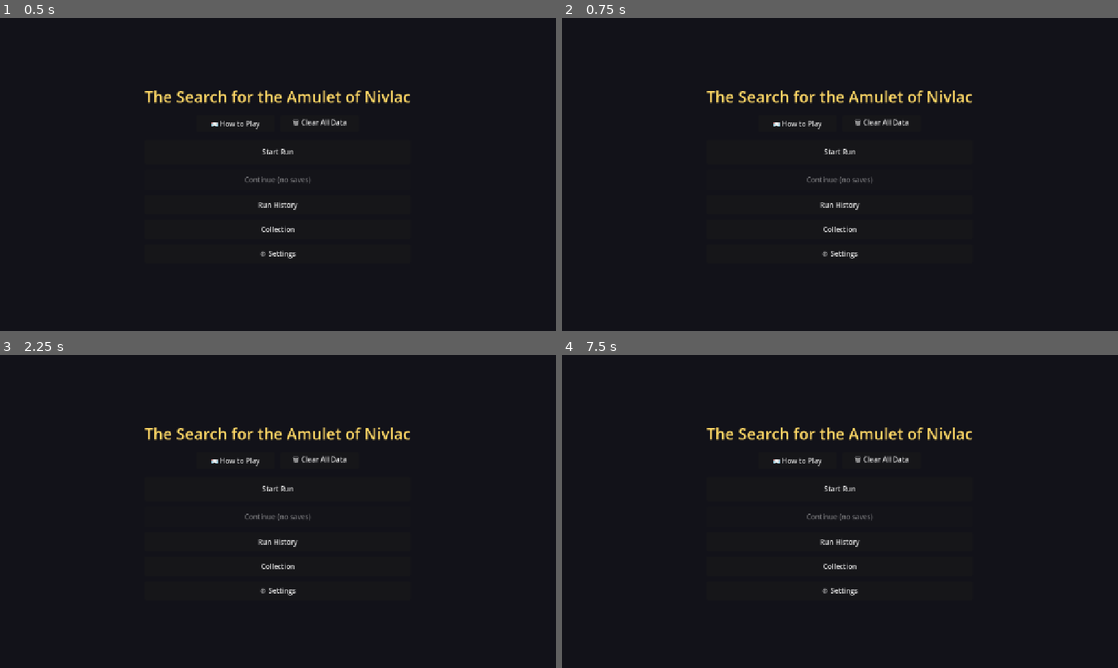
Above: before the commit, frames 1-4 (two rows, left to right).
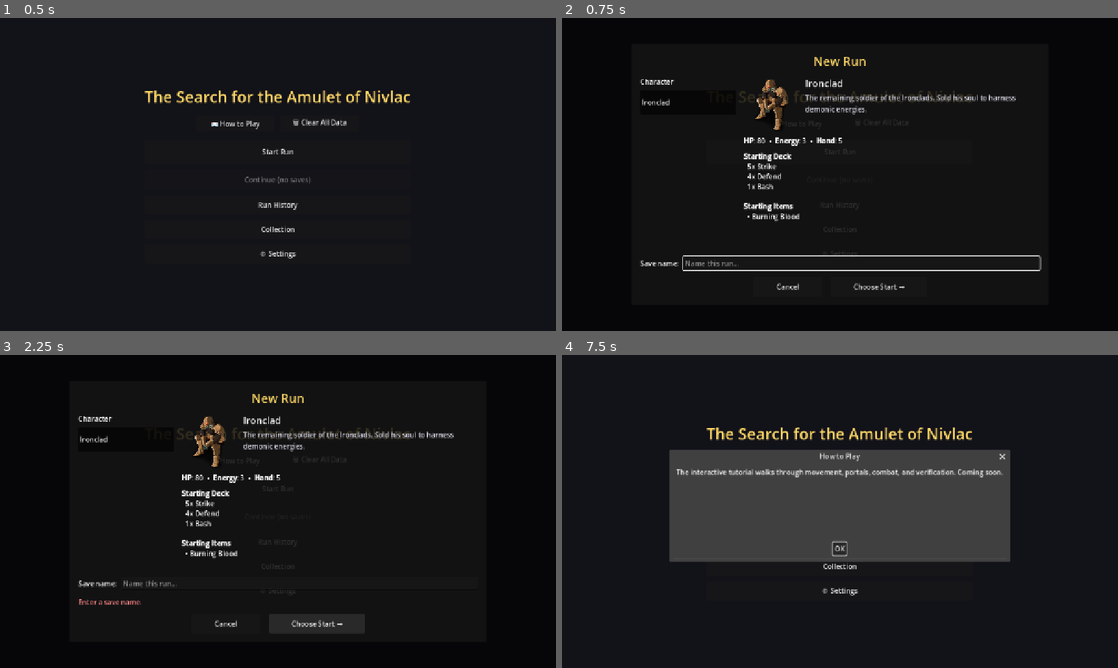
Above: after the commit, the same moments.

Repository: batsling/Roguelike-like
Game: Godot game, scene res://scenes/menu/MainMenu.tscn
Same seed, same stepped clock (60 frames per second), same inputs: the game is played once before the commit and once after it.
Inputs (mouse positions are in pixels of both pictures, inside the frame that each line leads up to):
- Up to frame 1 (0.5 s): no input
- Up to frame 2 (0.75 s): click "Start Run" at 0.5 s
- Up to frame 3 (2.25 s): click "Start Run" at 1.25 s; click (316, 624) at 2 s, where only the run after the commit has a clickable "Choose Start →"
- Up to frame 4 (7.5 s): click (878, 624) at 2.75 s, where only the run after the commit has a clickable "Choose Start →"; click "🗑 Clear All Data" at 3.5 s; click "Run History" at 4.25 s; click "Collection" at 5 s; click (689, 439) at 5.75 s, where only the run after the commit has a clickable "Ironclad"; click (789, 624) at 6.5 s, where only the run after the commit has a clickable "Cancel"; click "📖 How to Play" at 7.25 s

Frame 1 is identical in both runs. In frame 2, 4.3% of the frame differs, in the area x 14-87%, y 12-87%; in frame 3, 3.9%; in frame 4, 22%, in the area x 19-81%, y 30-66%.

Commit message:
Fix main menu input + GDScript shadowing warnings
ModalLayer / PreviewLayer were full-rect Controls with mouse_filter=PASS
sitting on top of the menu buttons, which swallowed clicks even with no
modal open. Flip to IGNORE so they're transparent to input until a
modal is added underneath them.

Also rename function/variable shadows the parser warned about (name ->
save_name on SaveSystem named-save APIs, MainMenu load/delete handlers,
and CharacterSelectModal._on_begin; wrap -> wrapper in
ChooseYourStartModal).

Diff:
--- a/godot/scenes/menu/ChooseYourStartModal.tscn
+++ b/godot/scenes/menu/ChooseYourStartModal.tscn
@@ -83,4 +83,4 @@
 anchor_bottom = 1.0
 grow_horizontal = 2
 grow_vertical = 2
-mouse_filter = 1
+mouse_filter = 2
--- a/godot/scenes/menu/MainMenu.tscn
+++ b/godot/scenes/menu/MainMenu.tscn
@@ -104,4 +104,4 @@
 anchor_bottom = 1.0
 grow_horizontal = 2
 grow_vertical = 2
-mouse_filter = 1
+mouse_filter = 2
--- a/godot/scripts/autoload/SaveSystem.gd
+++ b/godot/scripts/autoload/SaveSystem.gd
@@ -171,8 +171,8 @@
 # can render it as the player typed it.
 # ---------------------------------------------------------------------------
 
-func _sanitize_save_name(name: String) -> String:
-	var s := name.strip_edges().to_lower()
+func _sanitize_save_name(save_name: String) -> String:
+	var s := save_name.strip_edges().to_lower()
 	var out := ""
 	for i in s.length():
 		var c := s[i]
@@ -184,25 +184,25 @@
 		out = "save"
 	return out
 
-func named_save_path(name: String) -> String:
-	return NAMED_SAVE_DIR + _sanitize_save_name(name) + ".json"
-
-func has_named_save(name: String) -> bool:
-	return FileAccess.file_exists(named_save_path(name))
-
-func save_named(name: String) -> bool:
-	GameState.save_name = name
-	return _write_save(named_save_path(name))
-
-func load_named(name: String) -> bool:
-	var data := _read_path(named_save_path(name))
+func named_save_path(save_name: String) -> String:
+	return NAMED_SAVE_DIR + _sanitize_save_name(save_name) + ".json"
+
+func has_named_save(save_name: String) -> bool:
+	return FileAccess.file_exists(named_save_path(save_name))
+
+func save_named(save_name: String) -> bool:
+	GameState.save_name = save_name
+	return _write_save(named_save_path(save_name))
+
+func load_named(save_name: String) -> bool:
+	var data := _read_path(named_save_path(save_name))
 	if data.is_empty():
 		return false
 	_apply_save_data(data)
 	return true
 
-func delete_named(name: String) -> void:
-	var path := named_save_path(name)
+func delete_named(save_name: String) -> void:
+	var path := named_save_path(save_name)
 	if FileAccess.file_exists(path):
 		DirAccess.remove_absolute(ProjectSettings.globalize_path(path))
 
--- a/godot/scripts/menu/CharacterSelectModal.gd
+++ b/godot/scripts/menu/CharacterSelectModal.gd
@@ -120,8 +120,8 @@
 	_name_warning.visible = false
 
 func _on_begin() -> void:
-	var name := _name_input.text.strip_edges()
-	if name == "":
+	var save_name := _name_input.text.strip_edges()
+	if save_name == "":
 		_name_warning.text = "Enter a save name."
 		_name_warning.visible = true
 		return
@@ -129,19 +129,19 @@
 		_name_warning.text = "Pick a character."
 		_name_warning.visible = true
 		return
-	if SaveSystem.has_named_save(name):
+	if SaveSystem.has_named_save(save_name):
 		# Show a confirm dialog for overwrite.
 		var confirm := ConfirmationDialog.new()
-		confirm.dialog_text = "A save called \"%s\" already exists. Overwrite it?" % name
+		confirm.dialog_text = "A save called \"%s\" already exists. Overwrite it?" % save_name
 		confirm.confirmed.connect(func():
 			confirm.queue_free()
-			emit_signal("confirmed", _selected_id, name)
+			emit_signal("confirmed", _selected_id, save_name)
 		)
 		confirm.canceled.connect(func(): confirm.queue_free())
 		add_child(confirm)
 		confirm.popup_centered(Vector2i(440, 160))
 		return
-	emit_signal("confirmed", _selected_id, name)
+	emit_signal("confirmed", _selected_id, save_name)
 
 func _on_cancel() -> void:
 	emit_signal("cancelled")
--- a/godot/scripts/menu/ChooseYourStartModal.gd
+++ b/godot/scripts/menu/ChooseYourStartModal.gd
@@ -199,9 +199,9 @@
 	style.content_margin_bottom = 2
 	pc.add_theme_stylebox_override("panel", style)
 	pc.add_child(lbl)
-	var wrap := CenterContainer.new()
-	wrap.add_child(pc)
-	return wrap
+	var wrapper := CenterContainer.new()
+	wrapper.add_child(pc)
+	return wrapper
 
 func _layer_bar(count: int, max_count: int) -> Control:
 	# Bar width scales with branch count; color goes greener as count rises.
@@ -234,9 +234,9 @@
 	inner.set_anchors_preset(Control.PRESET_FULL_RECT)
 	bar.add_child(inner)
 
-	var wrap := CenterContainer.new()
-	wrap.add_child(bar)
-	return wrap
+	var wrapper := CenterContainer.new()
+	wrapper.add_child(bar)
+	return wrapper
 
 func _open_preview(start_id: StringName) -> void:
 	var modal: Node = MAP_PREVIEW_SCENE.instantiate()
--- a/godot/scripts/menu/MainMenu.gd
+++ b/godot/scripts/menu/MainMenu.gd
@@ -153,14 +153,14 @@
 		row.add_child(del_btn)
 		_save_list_container.add_child(row)
 
-func _on_load_save(name: String) -> void:
-	if not SaveSystem.load_named(name):
-		_show_coming_soon("Load failed", "Could not load save: %s" % name)
+func _on_load_save(save_name: String) -> void:
+	if not SaveSystem.load_named(save_name):
+		_show_coming_soon("Load failed", "Could not load save: %s" % save_name)
 		return
 	get_tree().change_scene_to_file(RUN_SCENE_PATH)
 
-func _on_delete_save(name: String) -> void:
-	SaveSystem.delete_named(name)
+func _on_delete_save(save_name: String) -> void:
+	SaveSystem.delete_named(save_name)
 	_refresh_continue_button()
 	_populate_save_list()
 
